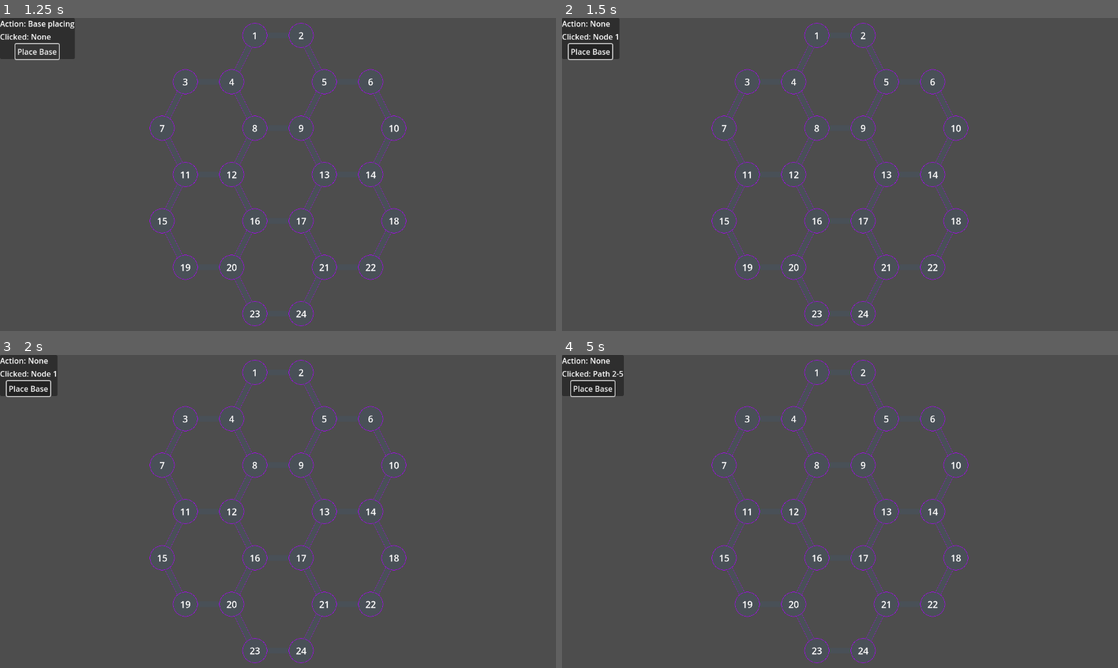
Above: before the commit, frames 1-4 (two rows, left to right).
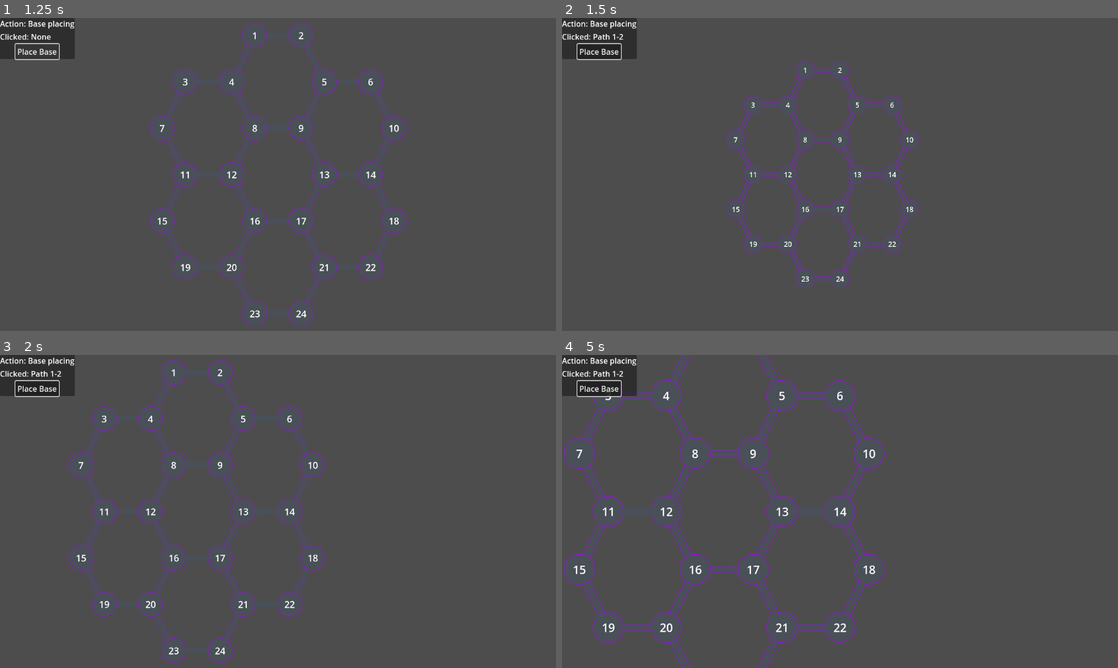
Above: after the commit, the same moments.

Repository: Sheepy3/insurgencygame
Game: Godot game, scene res://MapStuff/Map.tscn
The game is run twice, just before and just after one commit, with the same random seed, the same clock (stepped at 60 frames per second) and the same inputs. The project has no main scene, so this scene is started directly. The engine's default icon, where the game draws it, is replaced by a stand-in: a white triangle on a blue panel in a dark square.
Inputs (mouse positions are in pixels of both pictures, inside the frame that each line leads up to):
- Up to frame 1 (1.25 s): click "Place Base" at 0.5 s
- Up to frame 2 (1.5 s): tap Enter at 1.25 s; move the mouse to (817, 36) at 1.27 s; hold D (Move_right, bound only after the commit) from 1.28 s (still down); tap Mouse wheel down (Scroll_down, bound only after the commit) at 1.35 s; click (817, 36) at 1.42 s
- Up to frame 3 (2 s): keep holding D (Move_right, bound only after the commit); tap Mouse wheel up (Scroll_up, bound only after the commit) at 1.55 s
- Up to frame 4 (5 s): move the mouse to (840, 373) at 2.02 s; release D (Move_right, bound only after the commit) at 2.03 s; hold S (Move_down, bound only after the commit) 2.03-2.78 s; tap Mouse wheel up (Scroll_up, bound only after the commit) at 2.1, 3.05, 4.35 s; click (840, 373) at 2.17 s; tap Mouse wheel down (Scroll_down, bound only after the commit) at 2.3, 3.6 s; move the mouse to (806, 392) at 2.77 s; hold D (Move_right, bound only after the commit) 2.78-3.53 s; click (806, 392) at 2.85 s; move the mouse to (862, 373) at 3.52 s; hold W (Move_up, bound only after the commit) 3.53-4.28 s; click (862, 373) at 3.67 s; move the mouse to (873, 392) at 4.27 s; hold A (Move_left, bound only after the commit) from 4.28 s (still down); click (873, 392) at 4.42 s

Frame 1 is identical in both runs. In frame 2, 3.6% of the frame differs, in the area x 1-74%, y 0-99%; in frame 3, 4.0%; in frame 4, 4.5%, in the area x 0-74%, y 0-100%.

Commit message:
camera controls

Diff:
--- /dev/null
+++ b/GUI/camera_2d.gd
@@ -0,0 +1,29 @@
+extends Camera2D
+
+
+# Called when the node enters the scene tree for the first time.
+func _ready() -> void:
+	pass # Replace with function body.
+
+
+# Called every frame. 'delta' is the elapsed time since the previous frame.
+func _process(delta: float) -> void:
+	var move_vector:Vector2
+	var speed:int = 10
+	if Input.is_action_pressed("Move_up"):
+		move_vector.y=-1
+	if Input.is_action_pressed("Move_down"):
+		move_vector.y=1
+	if Input.is_action_pressed("Move_left"):
+		move_vector.x=-1
+	if Input.is_action_pressed("Move_right"):
+		move_vector.x=1
+	position += move_vector*10
+	if Input.is_action_just_released("Scroll_up"):
+		zoom +=Vector2(0.1,0.1)
+		print("hi")
+	if Input.is_action_just_released("Scroll_down"):
+		zoom -=Vector2(0.1,0.1)
+	if move_vector:
+		print(position)
+	pass
--- a/MapStuff/Map.tscn
+++ b/MapStuff/Map.tscn
@@ -1,7 +1,8 @@
-[gd_scene load_steps=4 format=3 uid="uid://dteesqpw1o4v5"]
+[gd_scene load_steps=5 format=3 uid="uid://dteesqpw1o4v5"]
 
 [ext_resource type="Script" path="res://MapStuff/map.gd" id="1_bhwkw"]
 [ext_resource type="PackedScene" uid="uid://cxejesper0f6a" path="res://MapStuff/Map_Node.tscn" id="2_t43bk"]
+[ext_resource type="Script" path="res://GUI/camera_2d.gd" id="3_ftre2"]
 [ext_resource type="PackedScene" uid="uid://bqpth4hjbjugk" path="res://GUI/Game_UI.tscn" id="3_vxjy0"]
 
 [node name="Map_parent" type="Node2D"]
@@ -82,5 +83,6 @@
 [node name="Camera2D" type="Camera2D" parent="."]
 offset = Vector2(0, 720)
 zoom = Vector2(0.4, 0.4)
+script = ExtResource("3_ftre2")
 
 [node name="UI" parent="." instance=ExtResource("3_vxjy0")]
--- a/project.godot
+++ b/project.godot
@@ -30,6 +30,36 @@
 "events": [Object(InputEventMouseButton,"resource_local_to_scene":false,"resource_name":"","device":-1,"window_id":0,"a …(258 unchanged characters)…
 ]
 }
+Move_up={
+"deadzone": 0.5,
+"events": [Object(InputEventKey,"resource_local_to_scene":false,"resource_name":"","device":-1,"window_id":0,"alt_pressed":false,"shift_pressed":false,"ctrl_pressed":false,"meta_pressed":false,"pressed":false,"keycode":0,"physical_keycode":87,"key_label":0,"unicode":119,"location":0,"echo":false,"script":null)
+]
+}
+Move_down={
+"deadzone": 0.5,
+"events": [Object(InputEventKey,"resource_local_to_scene":false,"resource_name":"","device":-1,"window_id":0,"alt_pressed":false,"shift_pressed":false,"ctrl_pressed":false,"meta_pressed":false,"pressed":false,"keycode":0,"physical_keycode":83,"key_label":0,"unicode":115,"location":0,"echo":false,"script":null)
+]
+}
+Move_right={
+"deadzone": 0.5,
+"events": [Object(InputEventKey,"resource_local_to_scene":false,"resource_name":"","device":-1,"window_id":0,"alt_pressed":false,"shift_pressed":false,"ctrl_pressed":false,"meta_pressed":false,"pressed":false,"keycode":0,"physical_keycode":68,"key_label":0,"unicode":100,"location":0,"echo":false,"script":null)
+]
+}
+Move_left={
+"deadzone": 0.5,
+"events": [Object(InputEventKey,"resource_local_to_scene":false,"resource_name":"","device":-1,"window_id":0,"alt_pressed":false,"shift_pressed":false,"ctrl_pressed":false,"meta_pressed":false,"pressed":false,"keycode":0,"physical_keycode":65,"key_label":0,"unicode":97,"location":0,"echo":false,"script":null)
+]
+}
+Scroll_up={
+"deadzone": 0.5,
+"events": [Object(InputEventMouseButton,"resource_local_to_scene":false,"resource_name":"","device":-1,"window_id":0,"alt_pressed":false,"shift_pressed":false,"ctrl_pressed":false,"meta_pressed":false,"button_mask":8,"position":Vector2(81, 24),"global_position":Vector2(90, 70),"factor":1.0,"button_index":4,"canceled":false,"pressed":true,"double_click":false,"script":null)
+]
+}
+Scroll_down={
+"deadzone": 0.5,
+"events": [Object(InputEventMouseButton,"resource_local_to_scene":false,"resource_name":"","device":-1,"window_id":0,"alt_pressed":false,"shift_pressed":false,"ctrl_pressed":false,"meta_pressed":false,"button_mask":16,"position":Vector2(220, 2),"global_position":Vector2(229, 48),"factor":1.0,"button_index":5,"canceled":false,"pressed":true,"double_click":false,"script":null)
+]
+}
 
 [rendering]
 
